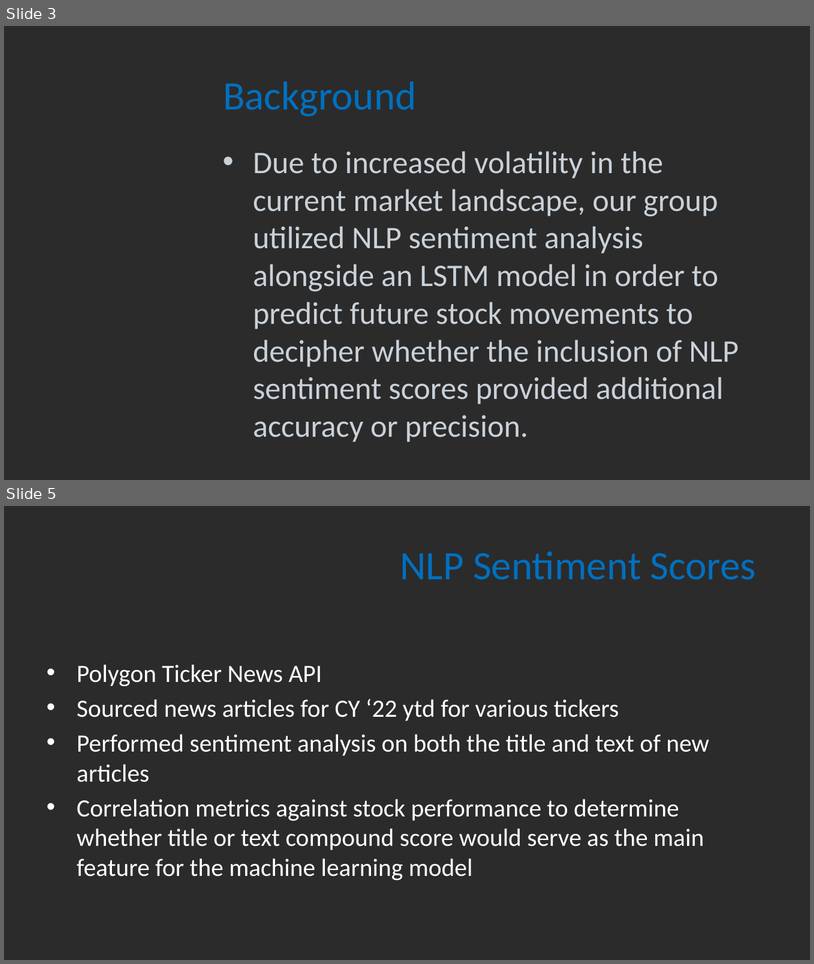
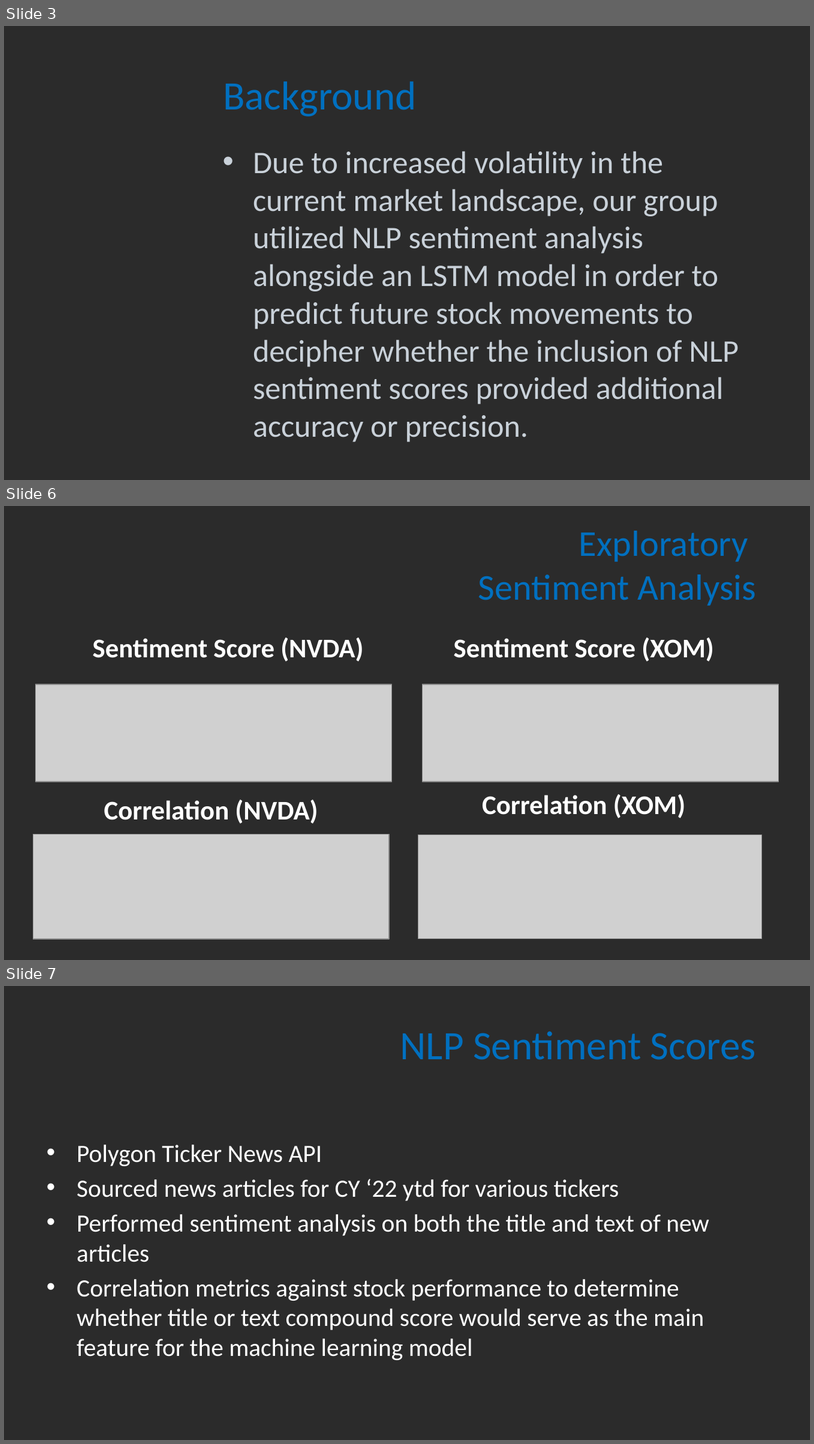
Before and after one commit to patricia-raj/predict-stock-movements, a slide deck: Project 02.pptx. Shown one above the other, each under a label of ours: slides 3 and 5 before the commit, slides 3, 6 and 7 after it; the slides between them are not shown. The pictures are 814x964 and 814x1444 pixels, drawn with LibreOffice and Linux fonts; fonts in the diff are those of the drawing; grey boxes stand for pictures; background and template pictures are left out; a plain dark background stands for a picture behind light text. Boxes give left, top, right and bottom in pixels: in the first picture for what was removed or moved away, otherwise in the second. Text is boxed around its words. In the diff, an @@ line names an element or a change of style, - is before the commit and + after.

Commit message:
updated presentation slide desk for Preprocessing, Exploratory Analysis, Challenges and Expansion Ideas

```diff
--- a/Project 02.pptx
+++ b/Project 02.pptx
@@ slide 6 added at box(4, 506, 810, 960), background picture (left out) @@
@@ title added at box(479, 531, 757, 606), 32.4 pt, text #0070C0 @@
+Exploratory
+Sentiment Analysis
@@ text added at box(93, 637, 363, 661), 24 pt, text #FFFFFF, bold @@
+Sentiment Score (NVDA)
@@ text added at box(454, 637, 714, 661), 24 pt, text #FFFFFF, bold @@
+Sentiment Score (XOM)
@@ picture added at box(35, 684, 392, 782) @@
@@ picture added at box(423, 684, 779, 782) @@
@@ text added at box(104, 799, 318, 823), 24 pt, text #FFFFFF, bold @@
+Correlation (NVDA)
@@ text added at box(482, 794, 686, 818), 24 pt, text #FFFFFF, bold @@
+Correlation (XOM)
@@ picture added at box(33, 834, 389, 939) @@
@@ picture added at box(419, 835, 762, 939) @@
@@ what was slide 5 is now slide 7 @@
```
Also in this commit, not shown: 2 slides changed, 3 other slides added, 1 slide removed.
